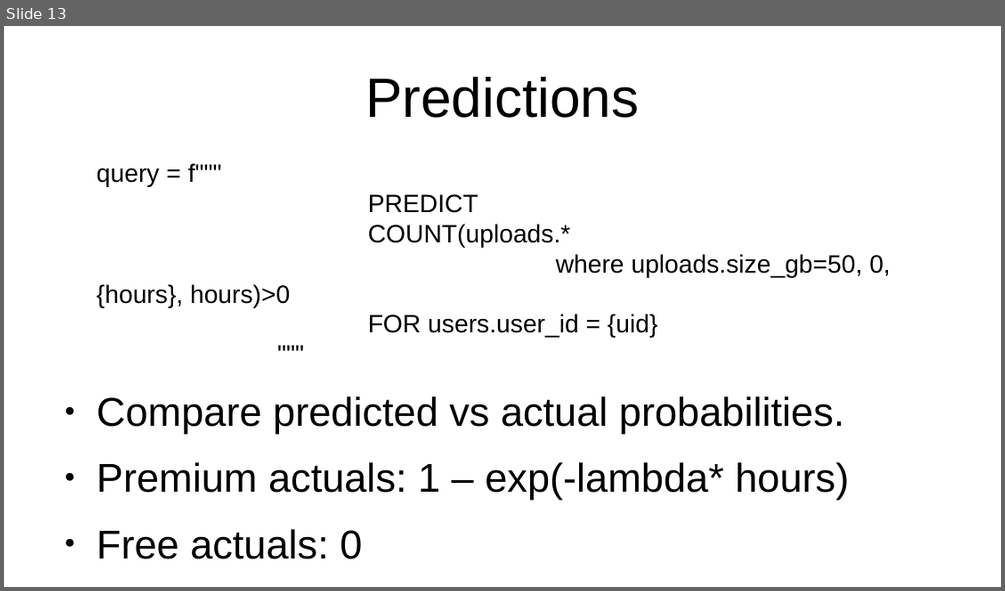
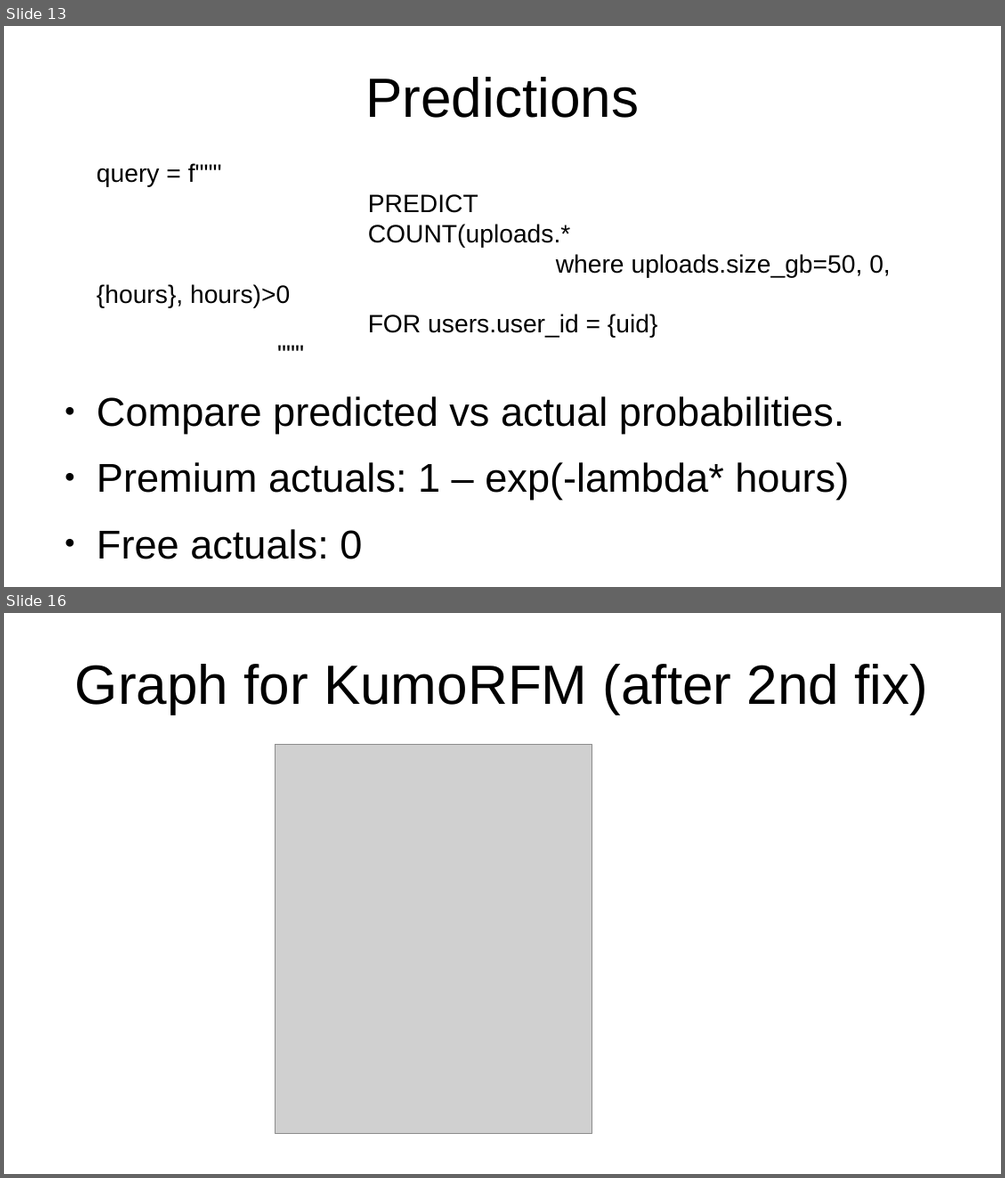
Before and after one commit to martin-merener/graph_ML_and_deep_learning_on_RDBs, a slide deck: Test_with_temporal_user_status.odp. Shown one above the other, each under a label of ours: slide 13 before the commit, slides 13 and 16 after it; the slides between them are not shown. The pictures are 1005x591 and 1005x1178 pixels, drawn with LibreOffice and Linux fonts; fonts in the diff are those of the drawing; grey boxes stand for pictures. Boxes give left, top, right and bottom in pixels: in the first picture for what was removed or moved away, otherwise in the second. Text is boxed around its words. In the diff, an @@ line names an element or a change of style, - is before the commit and + after.

```diff
--- a/Test_with_temporal_user_status.odp
+++ b/Test_with_temporal_user_status.odp
@@ slide 16 added at (4,613,1001,1174), background #FFFFFF @@
@@ title added at (75,664,928,714), 44 pt, text #000000 @@
+Graph for KumoRFM (after 2nd fix)
@@ picture added at (275,744,592,1133) @@
```
Also in this commit, not shown: 3 slides changed, 3 other slides added, 8 other files.
